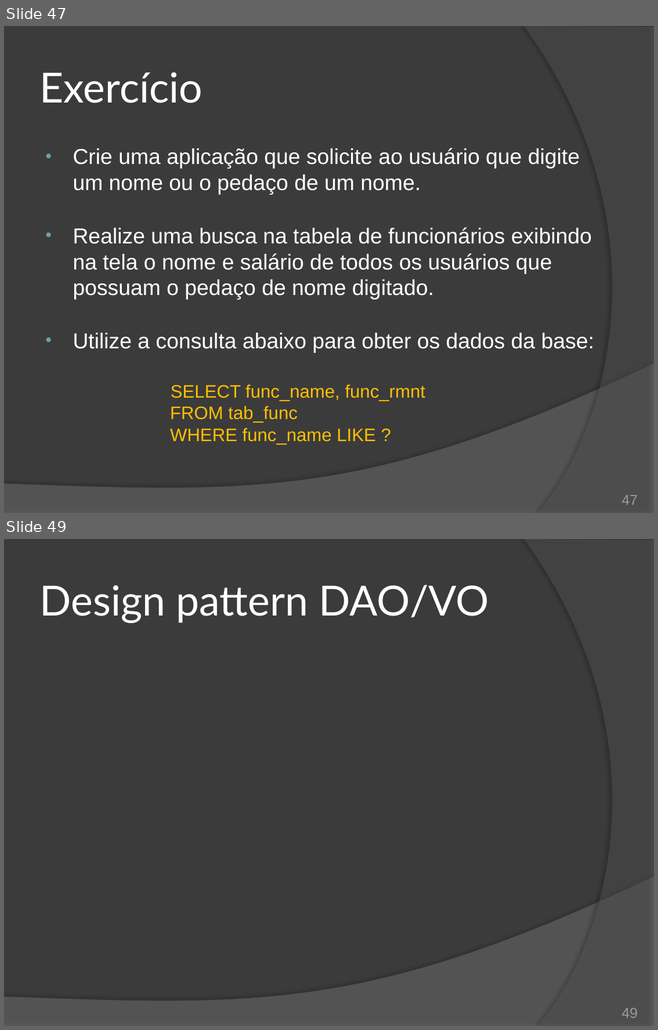
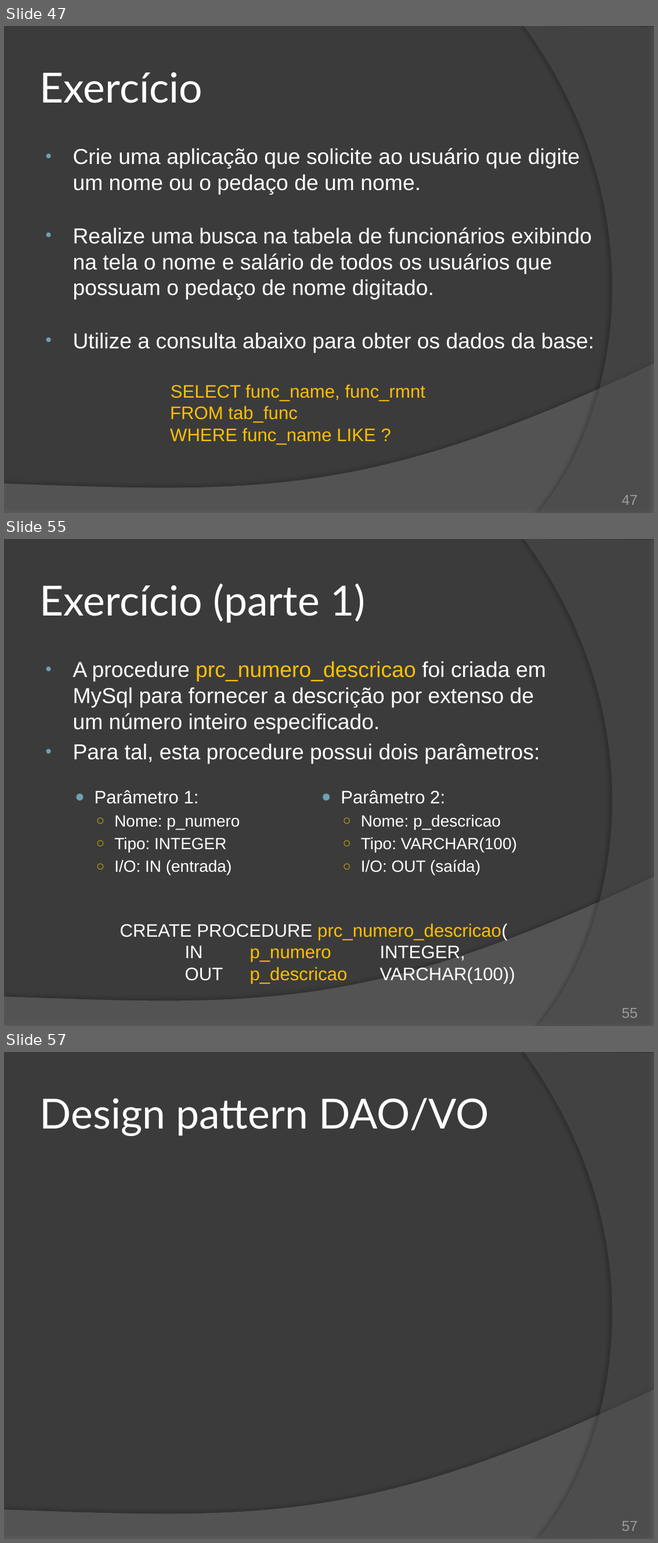
Before and after one commit to duchesqui/slzvieira-training, a slide deck: 2-Java-Programmer-Modulo-II/19.Capitulo11.pptx. Shown one above the other, each under a label of ours: slides 47 and 49 before the commit, slides 47, 55 and 57 after it; the slides between them are not shown. The pictures are 658x1030 and 658x1543 pixels, drawn with LibreOffice and Linux fonts; fonts in the diff are those of the drawing. Boxes give left, top, right and bottom in pixels: in the first picture for what was removed or moved away, otherwise in the second. Text is boxed around its words. In the diff, an @@ line names an element or a change of style, - is before the commit and + after.

Commit message:
JDBC: Stored Procedures

```diff
--- a/2-Java-Programmer-Modulo-II/19.Capitulo11.pptx
+++ b/2-Java-Programmer-Modulo-II/19.Capitulo11.pptx
@@ slide 55 added at (4, 539, 654, 1026), background #3B3B3B; not listed: 2 template elements that a slide beside it also shows @@
@@ title added at (40, 583, 365, 623), 46 pt, text #FFFFFF @@
+Exercício (parte 1)
@@ text added at (73, 661, 546, 962), 24 pt, text #FFFFFF @@
+• A procedure prc_numero_descricao foi criada em MySql para fornecer a descrição por extenso de um número inteiro especificado.
+• Para tal, esta procedure possui dois parâmetros:
+  ● Parâmetro 1:
+    ○ Nome: p_numero
+    ○ Tipo: INTEGER
+    ○ I/O: IN (entrada)
+CREATE PROCEDURE prc_numero_descricao(
+IN p_numero INTEGER,
+OUT p_descricao VARCHAR(100))
@@ text added at (340, 790, 517, 875), 18 pt, text #FFFFFF @@
+  ● Parâmetro 2:
+    ○ Nome: p_descricao
+    ○ Tipo: VARCHAR(100)
+    ○ I/O: OUT (saída)
@@ page number added at (621, 1008, 637, 1018), 16 pt, text #9D9B9A @@
+55
@@ what was slide 49 is now slide 57 @@
@@ page number at (621, 1521, 637, 1531): text changed @@
-49
+57
```
Also in this commit, not shown: 1 slide changed, 7 other slides added, 1 other file.
